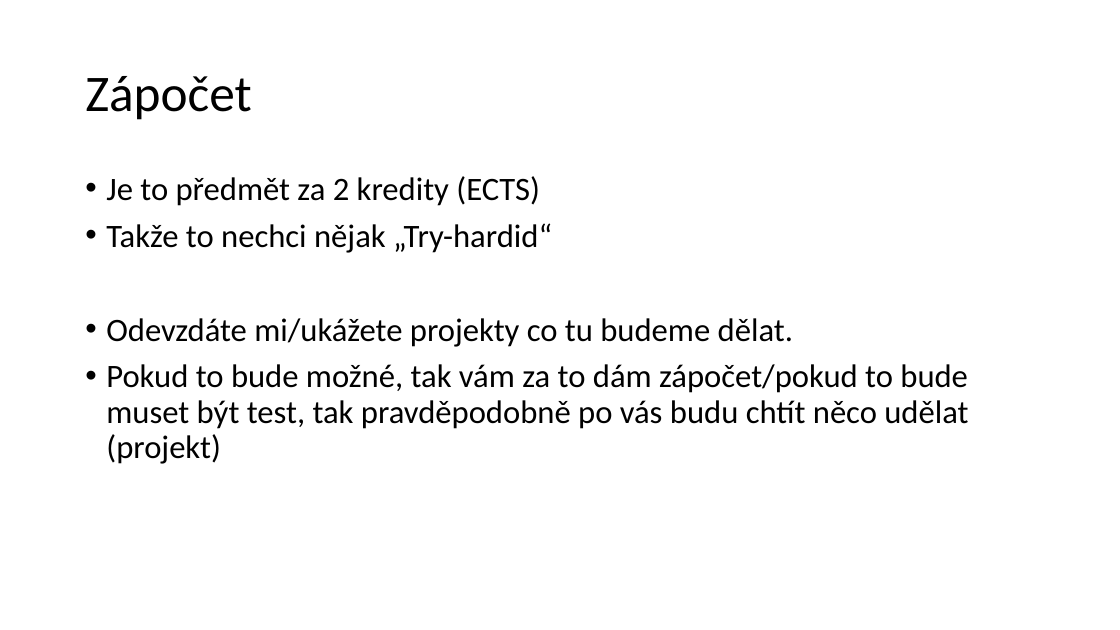
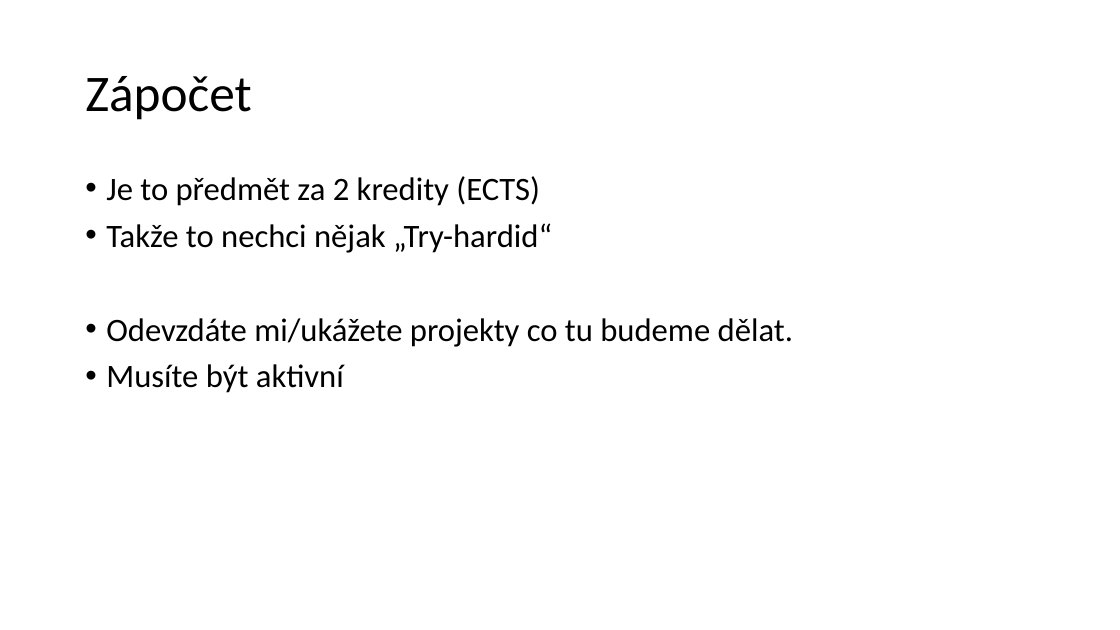
Before and after one commit to Scherifow/UJEP, a slide deck: slide 3 of KINFO/PrezentaceKINFO911.pptx (slide 4 before the commit). Drawn at 1120x630 pixels with LibreOffice and Linux fonts; fonts in the diff are those of the drawing. Boxes give left, top, right and bottom in pixels: in the first picture for what was removed or moved away, otherwise in the second. Text is boxed around its words. In the diff, an @@ line names an element or a change of style, - is before the commit and + after.

```diff
--- a/KINFO/PrezentaceKINFO911.pptx
+++ b/KINFO/PrezentaceKINFO911.pptx
@@ text at (x1=106, y1=364, x2=344, y2=393): text changed @@
-• Pokud to bude možné, tak vám za to dám zápočet/pokud to bude muset být test, tak pravděpodobně po vás budu chtít něco udělat (projekt)
+• Musíte být aktivní
```
Also in this commit, not shown: 1 other slide changed, 1 slide added.
